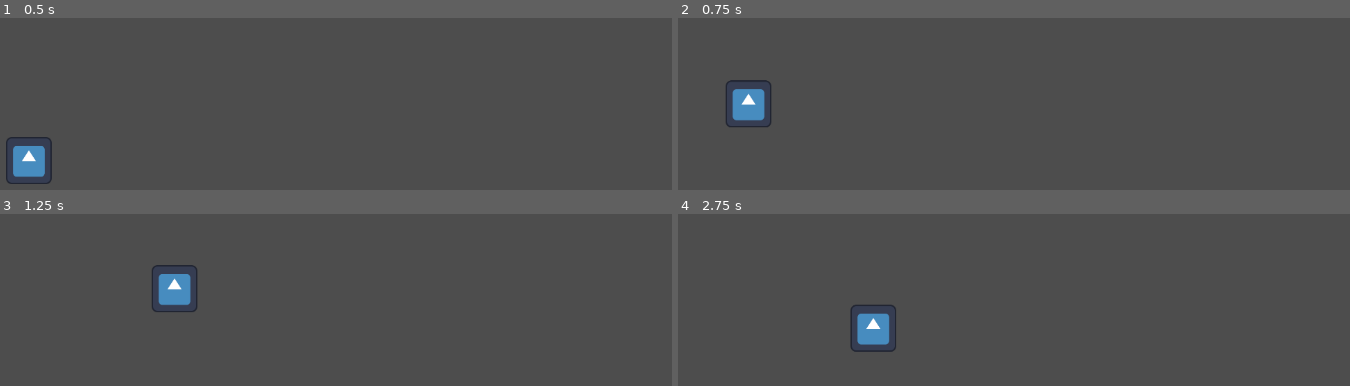
Above: before the commit, frames 1-4 (two rows, left to right).
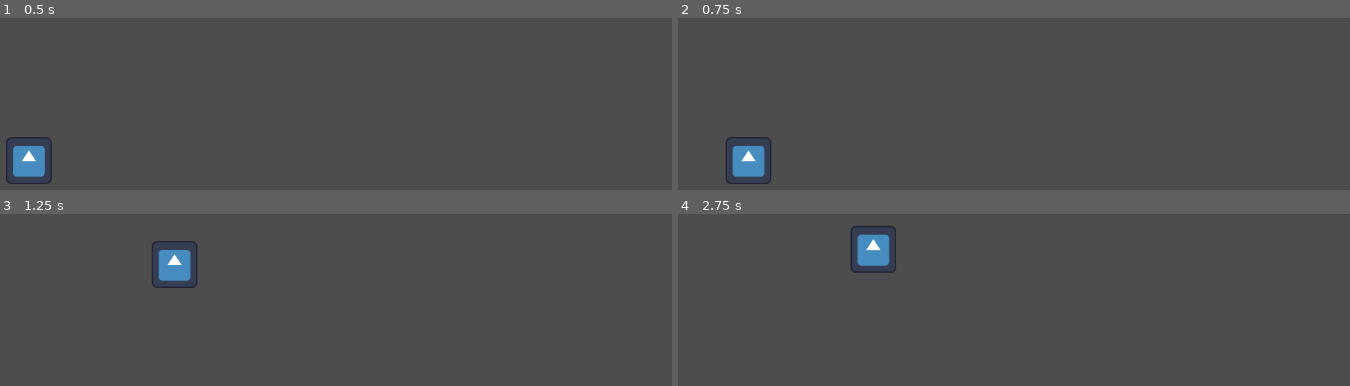
Above: after the commit, the same moments.

Repository: KevinSanchez96/Movimiento-2D-en-Godot
Game: Godot game, scene res://escena_principal.tscn
The game is run twice, just before and just after one commit, with the same random seed, the same clock (stepped at 60 frames per second) and the same inputs. The engine's default icon, where the game draws it, is replaced by a stand-in: a white triangle on a blue panel in a dark square.
Inputs:
- Up to frame 1 (0.5 s): no input
- Up to frame 2 (0.75 s): tap Enter (ui_accept) at 0.5, 0.6 s; hold Right (move_right) from 0.53 s (still down)
- Up to frame 3 (1.25 s): keep holding Right (move_right); tap Space (jump) at 0.77, 0.8, 1.07 s
- Up to frame 4 (2.75 s): tap Space (jump) at 1.35, 1.52, 1.82, 2.3 s; tap Enter (ui_accept) at 1.55, 2.1 s; release Right (move_right) at 2.03 s; hold A (move_left) from 2.03 s (still down)

Frame 1 is identical in both runs. In frame 2, 2.2% of the frame differs, in the area x 7-14%, y 36-97%; in frame 3, 1.6%; in frame 4, 2.3%, in the area x 25-33%, y 6-81%.

Commit message:
Cambio de gravedad y Suspension en el aire

Diff:
--- a/movimiento-2d-en-godot/character_body_2d.gd
+++ b/movimiento-2d-en-godot/character_body_2d.gd
@@ -5,23 +5,36 @@
 
 
 const MAX_JUMPS = 2
+const MAX_TIEMPO_VUELO = 1.5
+
 var volando = false
-var gravedad_volando = 200
+var gravedad_volando = 30
 var jump_count = 0
+var tiempo_vuelo = 0
+var activar_vuelo = false
 
 func _physics_process(delta: float) -> void:
-	# Add the gravity.
+
+	if Input.is_action_just_pressed("jump") and jump_count == 2 and not volando:
+		volando = true
+		velocity.y = 0
+
 	if not is_on_floor():
-		velocity += get_gravity() * delta
+		if volando and tiempo_vuelo<MAX_TIEMPO_VUELO:
+			velocity.y = 0
+			tiempo_vuelo +=delta
+		else:
+			velocity += get_gravity() * delta
+
 	if is_on_floor():
 		jump_count = 0
 		volando = false
-
-
+		tiempo_vuelo = 0
 	# Handle jump.
-	if Input.is_action_just_pressed("ui_accept") and jump_count < MAX_JUMPS:
+	if Input.is_action_just_pressed("jump") and jump_count < MAX_JUMPS:
 		jump_count += 1
 		velocity.y = JUMP_VELOCITY
+
 
 
 	# Get the input direction and handle the movement/deceleration.
--- a/movimiento-2d-en-godot/project.godot
+++ b/movimiento-2d-en-godot/project.godot
@@ -34,3 +34,7 @@
 "events": [Object(InputEventKey,"resource_local_to_scene":false,"resource_name":"","device":0,"window_id":0,"alt_presse …(189 unchanged characters)…
 ]
 }
+
+[rendering]
+
+renderer/rendering_method="gl_compatibility"
